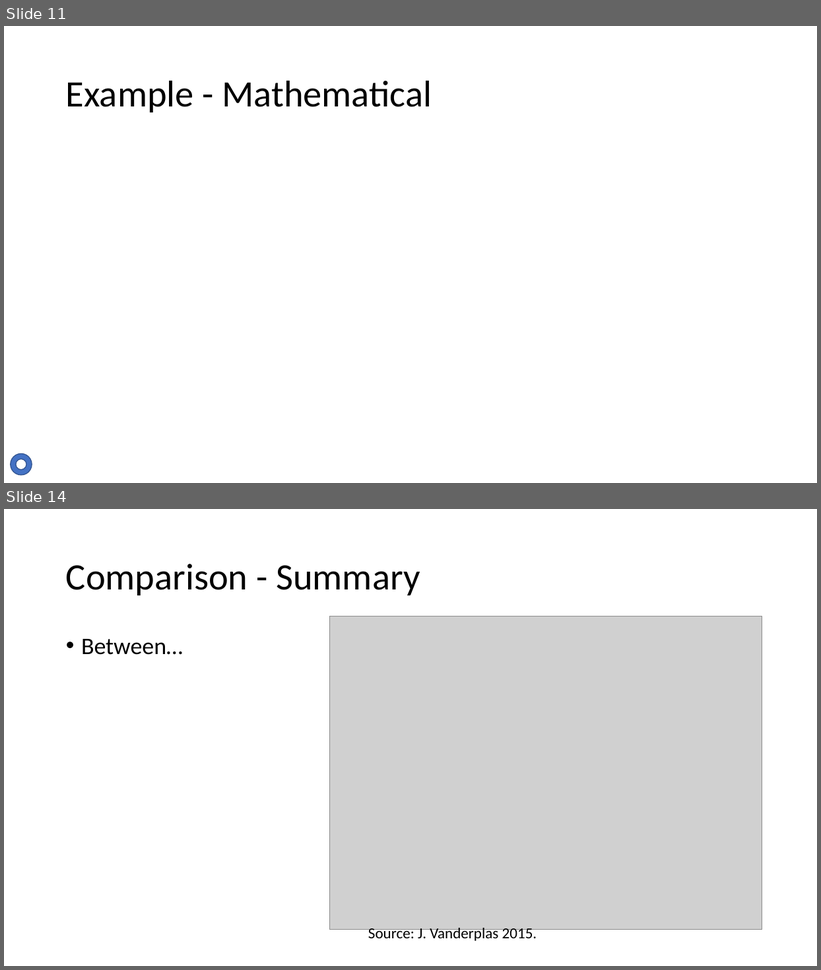
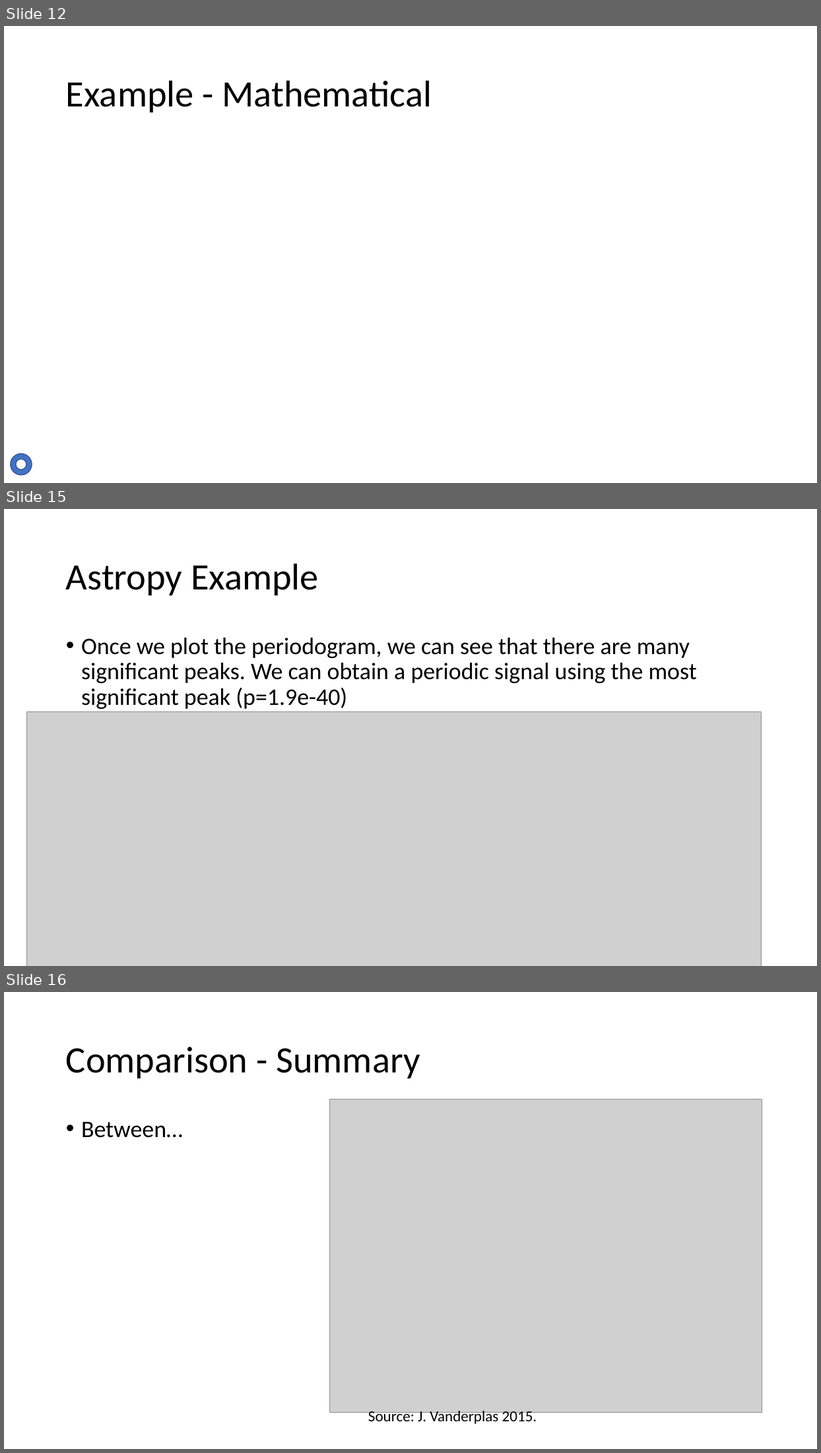
Before and after one commit to Tsintsuntsini/PHYS_581, a slide deck: Presentation2/The Lomb-Scargle Algorithm-v2.pptx. Shown one above the other, each under a label of ours: slides 11 and 14 before the commit, slides 12, 15 and 16 after it; the slides between them are not shown. The pictures are 821x970 and 821x1453 pixels, drawn with LibreOffice and Linux fonts; fonts in the diff are those of the drawing; grey boxes stand for pictures. Boxes give left, top, right and bottom in pixels: in the first picture for what was removed or moved away, otherwise in the second. Text is boxed around its words. In the diff, an @@ line names an element or a change of style, - is before the commit and + after.

```diff
--- a/Presentation2/The Lomb-Scargle Algorithm-v2.pptx
+++ b/Presentation2/The Lomb-Scargle Algorithm-v2.pptx
@@ slide 15 added at (x1=4, y1=509, x2=817, y2=966), background #FFFFFF @@
@@ title added at (x1=66, y1=563, x2=319, y2=595), 44 pt, text #000000 @@
+Astropy Example
@@ text added at (x1=81, y1=638, x2=697, y2=709), 28 pt, text #000000 @@
+• Once we plot the periodogram, we can see that there are many significant peaks. We can obtain a periodic signal using the most significant peak (p=1.9e-40)
@@ picture added at (x1=27, y1=712, x2=762, y2=966) @@
@@ what was slide 11 is now slide 12 @@
@@ what was slide 14 is now slide 16 @@
```
Also in this commit, not shown: 4 slides changed, 2 other slides added, 1 slide removed.
